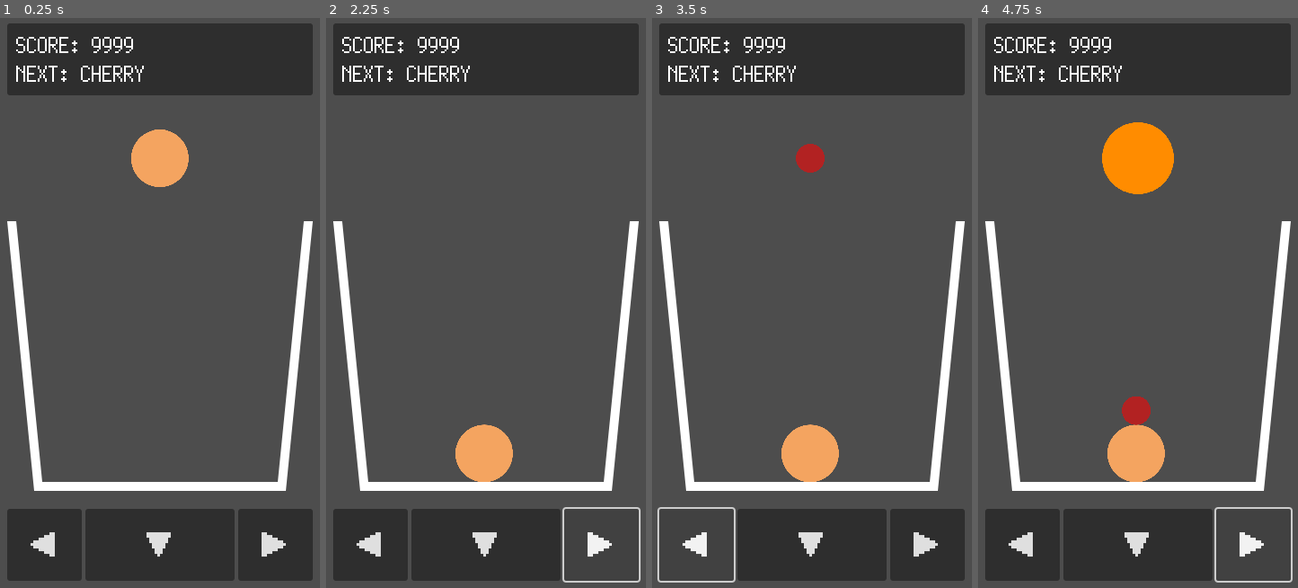
Above: before the commit, frames 1-4 (left to right).
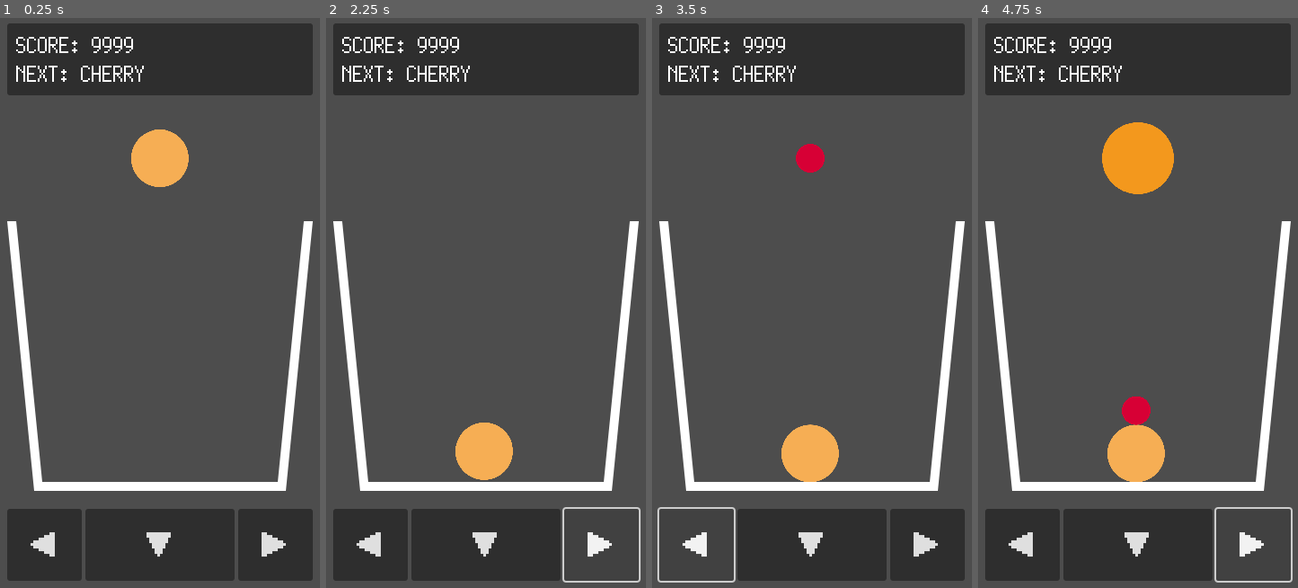
Above: after the commit, the same moments.

Repository: kamikoloss/fruits-puzzle
Game: Godot game, scene res://scenes/Main.tscn
Same seed, same stepped clock (60 frames per second), same inputs: the game is played once before the commit and once after it.
Inputs:
- Up to frame 1 (0.25 s): no input
- Up to frame 2 (2.25 s): click "◀" at 0.5 s; click "▼" at 1.25 s; click "▶" at 2 s
- Up to frame 3 (3.5 s): click "◀" at 2.75 s
- Up to frame 4 (4.75 s): click "▼" at 3.5 s; click "▶" at 4.25 s

The runs differ from the first frame. In frame 2, 0.2% of the frame differs, in the area x 40-59%, y 70-82%; in frame 3, 0.4%; in frame 4, 2.6%, in the area x 38-62%, y 18-75%.

Commit message:
微修正

Diff:
--- a/scenes/Fruit.gd
+++ b/scenes/Fruit.gd
@@ -1,7 +1,6 @@
 extends Node2D
 
 
-# Member
 var _id = 0
 var _type = Global.FruitType.NONE
 var _data = null # FRUIT_DATA
--- a/scenes/Fruit.tscn
+++ b/scenes/Fruit.tscn
@@ -5,6 +5,7 @@
 
 [sub_resource type="PhysicsMaterial" id="PhysicsMaterial_5glua"]
 friction = 0.1
+bounce = 0.1
 
 [sub_resource type="CircleShape2D" id="CircleShape2D_ea5ni"]
 radius = 128.0
--- a/scenes/Game.gd
+++ b/scenes/Game.gd
@@ -10,19 +10,14 @@
 	Global.FruitType.DEKOPON,
 	Global.FruitType.PERSIMMON,
 ]
-const FRUIT_MOVE_SPEED = 1 # px/frame
-const FRUIT_DELAY_SECOND = 1
+const FRUIT_MOVE_SPEED = 1.0 # px/frame
+const FRUIT_DELAY_SECOND = 1.0
 
-# Game
-var _state = 0
-var _score = 0
-
-# Fruit
+# 現在/次のフルーツ
 var _current_fruit = null
+var _next_fruit = null
 var _current_fruit_id = 0
-var _next_fruit = null
-
-# Button
+# ボタンの状態
 var _is_button_left_down = false
 var _is_button_right_down = false
 
@@ -37,7 +32,6 @@
 	_move_fruit()
 
 
-# Events
 func _on_button_left_button_down():
 	_is_button_left_down = true
 
--- a/scenes/Global.gd
+++ b/scenes/Global.gd
@@ -15,16 +15,21 @@
 }
 
 # フルーツのデータ (名前, 点数, 大きさ, 色)
+# ref. https://www.colordic.org/y
 const FRUIT_DATA = {
-	FruitType.CHERRY: { "name": "CHERRY", "score": 1, "scale": 16, "color": "#8b0000" },
-	FruitType.STRAWBERRY: { "name": "STRAWBERRY", "score": 2, "scale": 32, "color": "#b22222" },
-	FruitType.GRAPE: { "name": "GRAPE", "score": 4, "scale": 48, "color": "#9370db" },
-	FruitType.DEKOPON: { "name": "DEKOPON", "score": 8, "scale": 64, "color": "#f4a460" },
-	FruitType.PERSIMMON: { "name": "PERSIMMON", "score": 16, "scale": 80, "color": "#ff8c00" },
-	FruitType.APPLE: { "name": "APPLE", "score": 32, "scale": 96, "color": "#dc143c" },
-	FruitType.PEAR: { "name": "PEAR", "score": 64, "scale": 112, "color": "#f0e68c" },
-	FruitType.PEACH: { "name": "PEACH", "score": 128, "scale": 128, "color": "#ffb6c1" },
-	FruitType.PINEAPPLE: { "name": "PINEAPPLE", "score": 256, "scale": 144, "color": "#ffd700" },
-	FruitType.MELON: { "name": "MELON", "score": 512, "scale": 160, "color": "#9acd32" },
-	FruitType.WATERMELON: { "name": "WATERMELON", "score": 1024, "scale": 176, "color": "#32cd32" },
+	FruitType.CHERRY: { "name": "CHERRY", "score": 1, "scale": 16, "color": "#942343" },
+	FruitType.STRAWBERRY: { "name": "STRAWBERRY", "score": 2, "scale": 32, "color": "#d70035" },
+	FruitType.GRAPE: { "name": "GRAPE", "score": 4, "scale": 48, "color": "#56256e" },
+	FruitType.DEKOPON: { "name": "DEKOPON", "score": 8, "scale": 64, "color": "#f6ae54" },
+	FruitType.PERSIMMON: { "name": "PERSIMMON", "score": 16, "scale": 80, "color": "#f3981d" },
+	FruitType.APPLE: { "name": "APPLE", "score": 32, "scale": 96, "color": "#d70035" },
+	FruitType.PEAR: { "name": "PEAR", "score": 64, "scale": 112, "color": "#fad09e" },
+	FruitType.PEACH: { "name": "PEACH", "score": 128, "scale": 128, "color": "#f19ca7" },
+	FruitType.PINEAPPLE: { "name": "PINEAPPLE", "score": 256, "scale": 144, "color": "#fcc800" },
+	FruitType.MELON: { "name": "MELON", "score": 512, "scale": 160, "color": "#65ab31" },
+	FruitType.WATERMELON: { "name": "WATERMELON", "score": 1024, "scale": 176, "color": "#417038" },
 }
+
+# グローバル変数
+var state = 0
+var score = 0
